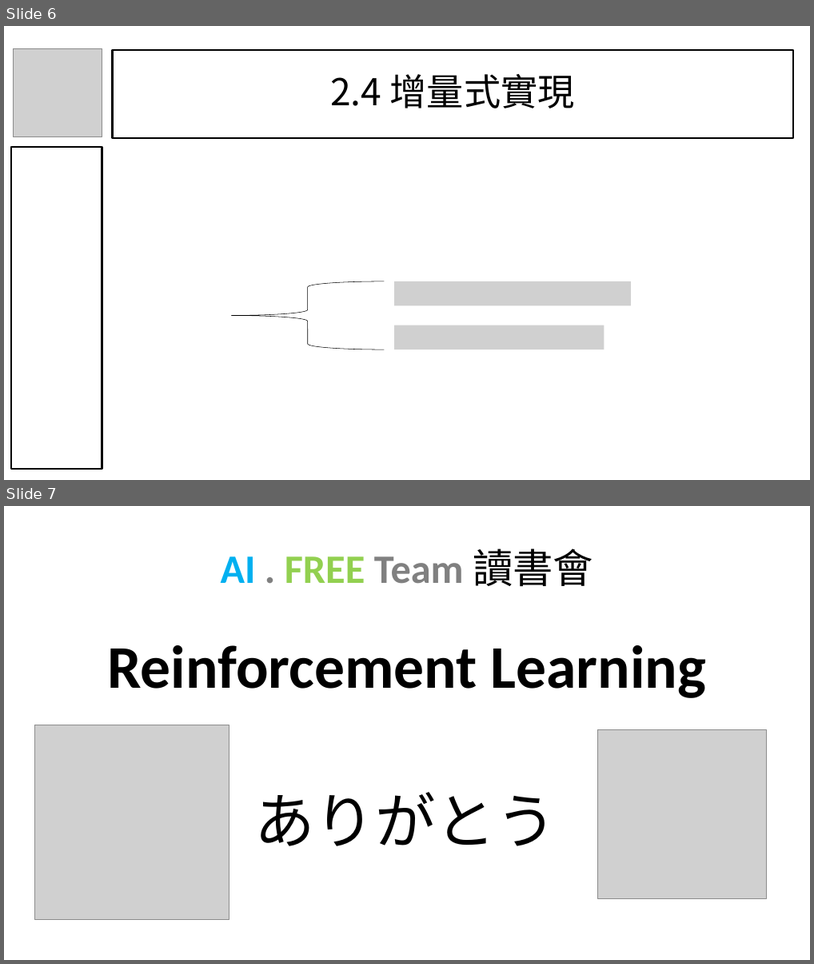
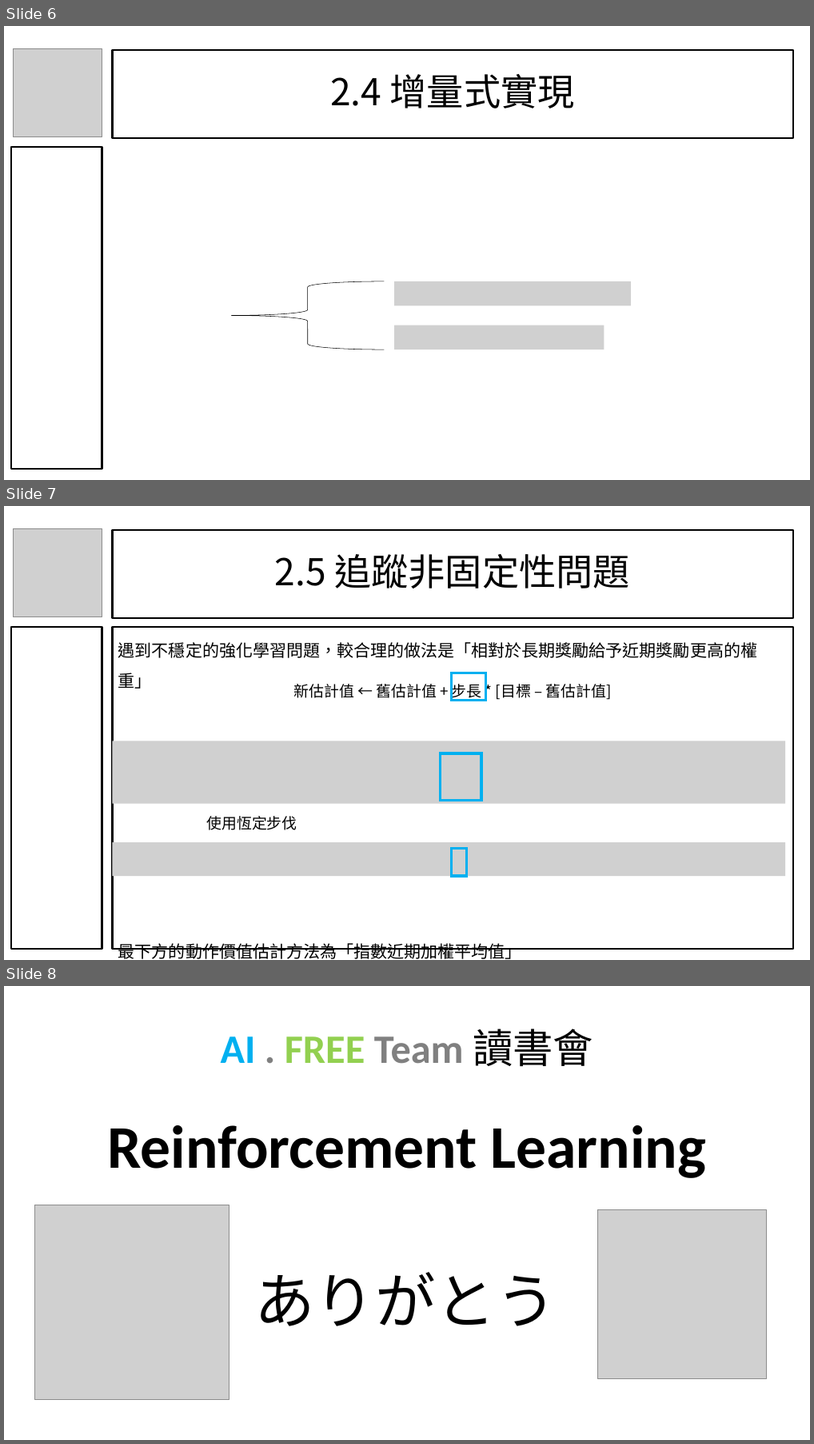
Before and after one commit to Ratherman/Reinforcement-Learning, a slide deck: Share/【AI . FREE Team】【讀書會】2022_07_16 Reinforcement Learning.pptx. Shown one above the other, each under a label of ours: slides 6 and 7 before the commit, slides 6, 7 and 8 after it. The pictures are 814x964 and 814x1444 pixels, drawn with LibreOffice and Linux fonts; fonts in the diff are those of the drawing; grey boxes stand for pictures; background and template pictures are left out. Boxes give left, top, right and bottom in pixels: in the first picture for what was removed or moved away, otherwise in the second. Text is boxed around its words. In the diff, an @@ line names an element or a change of style, - is before the commit and + after.

```diff
--- a/Share/【AI . FREE Team】【讀書會】2022_07_16 Reinforcement Learning.pptx
+++ b/Share/【AI . FREE Team】【讀書會】2022_07_16 Reinforcement Learning.pptx
@@ slide 7 added at <box>4,506,810,960</box>, background picture (left out) @@
@@ picture added at <box>14,528,102,616</box> @@
@@ title added at <box>112,530,794,618</box>, outline #000000 2.25 pt, 44 pt, text #000000 @@
+2.5 追蹤非固定性問題
@@ rectangle added at <box>11,627,102,949</box>, outline #000000 2.25 pt @@
@@ text added at <box>112,627,794,949</box>, outline #000000 2.25 pt, 20 pt, text #000000 @@
+遇到不穩定的強化學習問題，較合理的做法是「相對於長期獎勵給予近期獎勵更高的權重」
+最下方的動作價值估計方法為「指數近期加權平均值」
@@ rectangle added at <box>452,672,486,700</box>, outline #00B0F0 3 pt @@
@@ text added at <box>294,681,612,701</box>, 18 pt, text #000000 @@
+新估計值 ← 舊估計值 + 步長 * [目標 – 舊估計值]
@@ picture added at <box>112,740,786,804</box> @@
@@ rectangle added at <box>441,753,482,800</box>, outline #00B0F0 3 pt @@
@@ text added at <box>206,816,297,830</box>, 18 pt, text #000000 @@
+使用恆定步伐
@@ picture added at <box>112,842,786,876</box> @@
@@ rectangle added at <box>452,848,466,876</box>, outline #00B0F0 3 pt @@
@@ what was slide 7 is now slide 8 @@
```
Also in this commit, not shown: 1 other file.
